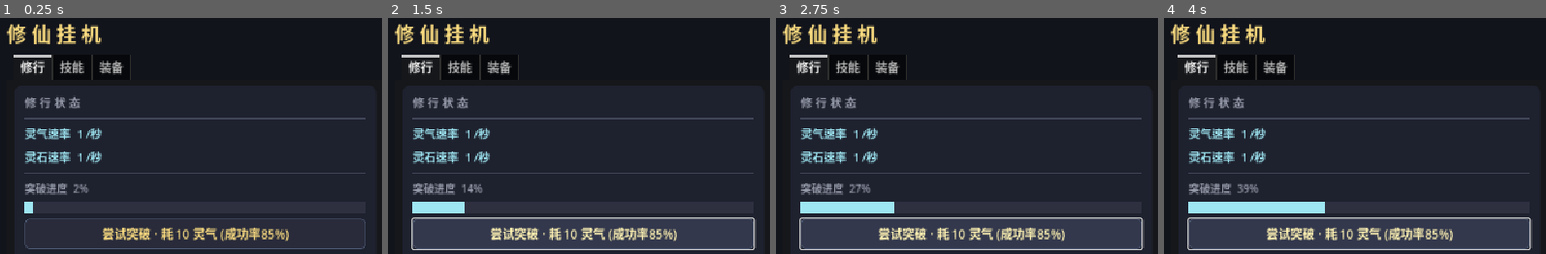
Above: before the commit, frames 1-4 (left to right).
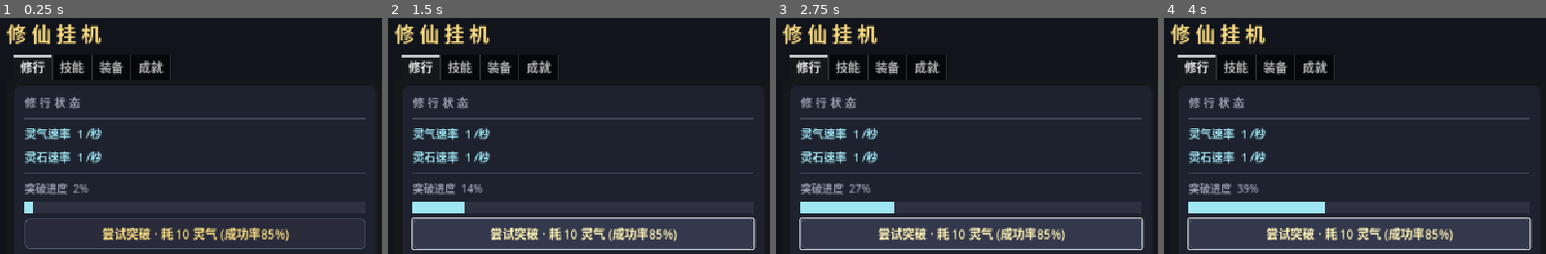
Above: after the commit, the same moments.

Repository: playerss/xiuxian-idle-godot
Game: Godot game, scene res://scenes/main.tscn
Two runs of this game, one before a commit and one after it. Both use one fixed random seed, a clock stepped at 60 frames per second and the inputs below.
Inputs:
- Up to frame 1 (0.25 s): no input
- Up to frame 2 (1.5 s): click "尝试突破 · 耗 10 灵气 (成功率85%)" at 0.5 s; click "尝试突破 · 耗 10 灵气 (成功率85%)" at 1.25 s
- Up to frame 3 (2.75 s): click "尝试突破 · 耗 10 灵气 (成功率85%)" at 2 s
- Up to frame 4 (4 s): tap Enter at 3.5 s
The pictures show only the part of the screen within x 0-50%, y 0-50%; the shares and areas given below are measured in that part.

The runs differ from the first frame. In frame 1, 0.3% of the frame differs, in the area x 36-45%, y 15-27%; in frame 2, 0.3%; in frame 3, 0.3%; in frame 4, 0.3%.

Commit message:
feat(打磨-7): 成就面板 UI — 成就 Tab 页 (16 成就列表: 已解锁金框+★+绿字高亮, 未解锁☆+进度提示 (进度/目标), 行 tooltip 条件说明, 计数 N/16); GameData.ach_progress 进度接口; 自测 107 项全过, 主场景 headless 0 错误

Diff:
--- a/scripts/game_data.gd
+++ b/scripts/game_data.gd
@@ -236,6 +236,33 @@
 			if steam != null:
 				steam.set_achieved(id)
 	return got
+
+# 成就面板展示 (打磨-7): 已解锁 -> "已解锁"; 未解锁 -> 当前进度/条件提示
+func ach_progress(id: String) -> String:
+	if ach_done.has(id):
+		return "已解锁"
+	match id:
+		"ascend_immortal":
+			return "渡劫后飞升 (当前 %s %s)" % [realm_name(), layer_name()]
+		"first_break":
+			return "1/1" if (realm_idx > 0 or layer > 1) else "0/1"
+		"first_item":
+			return "%d/1" % mini(owned.size(), 1)
+		"skill_10":
+			return "%d/10" % mini(learned.size(), 10)
+		"skill_50":
+			return "%d/50" % mini(learned.size(), 50)
+		"equip_first":
+			return "%d/1" % mini(owned_eq.size(), 1)
+		"equip_10":
+			return "%d/10" % mini(owned_eq.size(), 10)
+		"rich_100k":
+			return "%d/100000" % int(minf(stones, 100000.0))
+		_:
+			var need: int = ACH_REALM_IDX.get(id, -1)
+			if need >= 0:
+				return "当前 %s / 目标 %s" % [realm_name(), REALMS[need]["name"]]
+	return ""
 
 # ================= 技能 =================
 
--- a/scripts/main.gd
+++ b/scripts/main.gd
@@ -42,6 +42,10 @@
 var _slot_labels: Dictionary = {}
 var _card_sb_normal: StyleBoxFlat
 var _card_sb_hi: StyleBoxFlat
+var _ach_box: VBoxContainer
+var _ach_rows: Dictionary = {}      # 成就 id -> {row, name_l, desc_l, prog_l}
+var _ach_count_label: Label
+var _ach_hl_seq := 0               # 成就解锁总数缓存 (变化时才刷样式)
 
 
 func _ready() -> void:
@@ -97,13 +101,16 @@
 	var page1 := _make_page("修行")
 	var page2 := _make_page("技能")
 	var page3 := _make_page("装备")
+	var page4 := _make_page("成就")
 	_tab.add_child(page1)
 	_tab.add_child(page2)
 	_tab.add_child(page3)
+	_tab.add_child(page4)
 
 	_build_training_page(page1)
 	_build_skill_page(page2)
 	_build_equip_page(page3)
+	_build_ach_page(page4)
 
 	# 底部消息
 	_msg_label = _label("", 18, GOLD)
@@ -379,6 +386,65 @@
 	hb.add_child(btn)
 	_equip_btns[id] = btn
 	_equip_row_nodes[id] = row
+
+
+# ---------- 成就页 ----------
+
+func _build_ach_page(page: Panel) -> void:
+	var outer := VBoxContainer.new()
+	outer.set_anchors_preset(Control.PRESET_FULL_RECT)
+	outer.offset_left = 10
+	outer.offset_top = 8
+	outer.offset_right = -10
+	outer.offset_bottom = -8
+	outer.add_theme_constant_override("separation", 8)
+	page.add_child(outer)
+
+	# 顶栏: 进度统计
+	var head := HBoxContainer.new()
+	head.add_theme_constant_override("separation", 12)
+	outer.add_child(head)
+	_ach_count_label = _label("成就 0/0", 16, GOLD)
+	head.add_child(_ach_count_label)
+	var hint := _label("达成条件即自动解锁, 悬停条目可查看详情", 13, DIM)
+	head.add_child(hint)
+
+	var scroll := ScrollContainer.new()
+	scroll.size_flags_vertical = Control.SIZE_EXPAND_FILL
+	scroll.horizontal_scroll_mode = ScrollContainer.SCROLL_MODE_DISABLED
+	outer.add_child(scroll)
+	_ach_box = VBoxContainer.new()
+	_ach_box.size_flags_horizontal = Control.SIZE_EXPAND_FILL
+	_ach_box.add_theme_constant_override("separation", 6)
+	scroll.add_child(_ach_box)
+	for id in GameData.ach_ids:
+		_add_ach_row(id)
+
+
+func _add_ach_row(id: String) -> void:
+	var a: Dictionary = GameData.ach_by_id[id]
+	var row := PanelContainer.new()
+	row.add_theme_stylebox_override("panel", _card_sb_normal)
+	_ach_box.add_child(row)
+	var hb := HBoxContainer.new()
+	hb.add_theme_constant_override("separation", 10)
+	row.add_child(hb)
+	var info := VBoxContainer.new()
+	info.size_flags_horizontal = Control.SIZE_EXPAND_FILL
+	info.add_theme_constant_override("separation", 2)
+	hb.add_child(info)
+	var name_l := _label("☆ " + (a["name"] as String), 15, DIM)
+	info.add_child(name_l)
+	var desc_l := _label(a["desc"] as String, 13, WHITEISH)
+	info.add_child(desc_l)
+	# 进度标签 + 解锁提示 (解锁时换色/换文案, 变化时才刷)
+	var prog_l := _label(GameData.ach_progress(id), 13, DIM)
+	info.add_child(prog_l)
+	# tooltip: 名称/条件/进度
+	row.tooltip_text = "成就「%s」\n条件: %s" % [a["name"], a["desc"]]
+	_ach_rows[id] = {
+		"row": row, "name_l": name_l, "desc_l": desc_l, "prog_l": prog_l,
+	}
 
 
 # ---------- 每帧刷新 ----------
@@ -458,6 +524,26 @@
 	for id in _equip_row_nodes:
 		var e: Dictionary = g.equip_by_id[id]
 		_apply_card_hl(_equip_row_nodes[id], str(g.equipped.get(str(e["slot"]), "")) == id)
+	# 成就: 计数 + 已解锁高亮/进度 (解锁数变化时刷样式, 进度文本仅文本变化时刷)
+	var done_n: int = g.ach_done.size()
+	if done_n != _ach_hl_seq:
+		_ach_hl_seq = done_n
+		_ach_count_label.text = "成就 %d/%d" % [done_n, g.ach_ids.size()]
+		for id in _ach_rows:
+			var r: Dictionary = _ach_rows[id]
+			var hi: bool = g.ach_done.has(id)
+			_apply_card_hl(r["row"], hi)
+			var nl: Label = r["name_l"]
+			nl.text = ("★ " if hi else "☆ ") + str(r["name_l"].text).trim_prefix("★ ").trim_prefix("☆ ")
+			nl.add_theme_color_override("font_color", GOLD if hi else DIM)
+			var pl: Label = r["prog_l"]
+			pl.add_theme_color_override("font_color", Color(0.55, 0.95, 0.55) if hi else DIM)
+			pl.text = g.ach_progress(id)
+	for id in _ach_rows:
+		var pl2: Label = _ach_rows[id]["prog_l"]
+		var pt: String = g.ach_progress(id)
+		if pl2.text != pt:
+			pl2.text = pt
 	# 突破闪烁: 事件序号变化时触发 (成功绿闪 / 失败红闪)
 	if not g.ascended and g.break_seq != _break_flash_seq:
 		_break_flash_seq = g.break_seq
--- a/scripts/selftest.gd
+++ b/scripts/selftest.gd
@@ -288,6 +288,20 @@
 	g.ach_done.append("first_break")
 	g.stones = 123456.0
 
+	# ---------- 打磨-7: 成就面板 (进度提示逻辑; UI 构建靠主场景 headless 运行验证) ----------
+	# ach_progress 逻辑 (此时 ach_done=["first_break"], stones=123456, learned 50 个)
+	check(g.ach_progress("first_break") == "已解锁", "ach_progress 已解锁成就 (first_break)")
+	g.stones = 50000.0
+	check(g.ach_progress("rich_100k") == "50000/100000", "ach_progress rich_100k 进度 (实际 %s)" % g.ach_progress("rich_100k"))
+	g.stones = 200000.0
+	check(g.ach_progress("rich_100k") == "100000/100000", "ach_progress rich_100k 进度封顶")
+	check(g.ach_progress("skill_50") == "50/50", "ach_progress skill_50 进度 (实际 %s)" % g.ach_progress("skill_50"))
+	check(g.ach_progress("realm_jindan") == "当前 练气 / 目标 金丹", "ach_progress 境界成就提示")
+	check(g.ach_progress("ascend_immortal") == "渡劫后飞升 (当前 练气 第 1 层)", "ach_progress 飞升成就提示")
+	check(g.ach_progress("skill_10") == "10/10", "ach_progress skill_10 进度封顶 10/10 (实际 %s)" % g.ach_progress("skill_10"))
+	# 恢复受控状态 (存档往返节)
+	g.stones = 123456.0
+
 	# ---------- 存档往返 ----------
 	# 全购法器后灵石近 0, 补充灵石再存档 (验证恢复逻辑)
 	g.stones = 123456.0
Not shown, changed: PROJECT_PLAN.md
